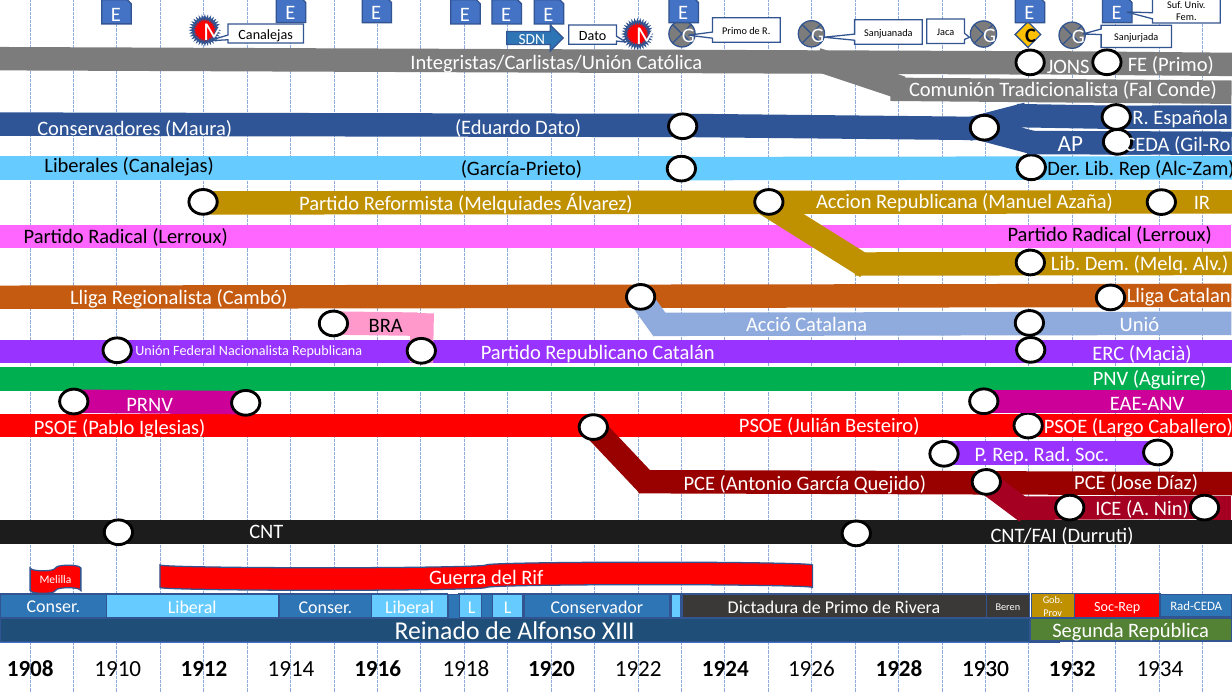
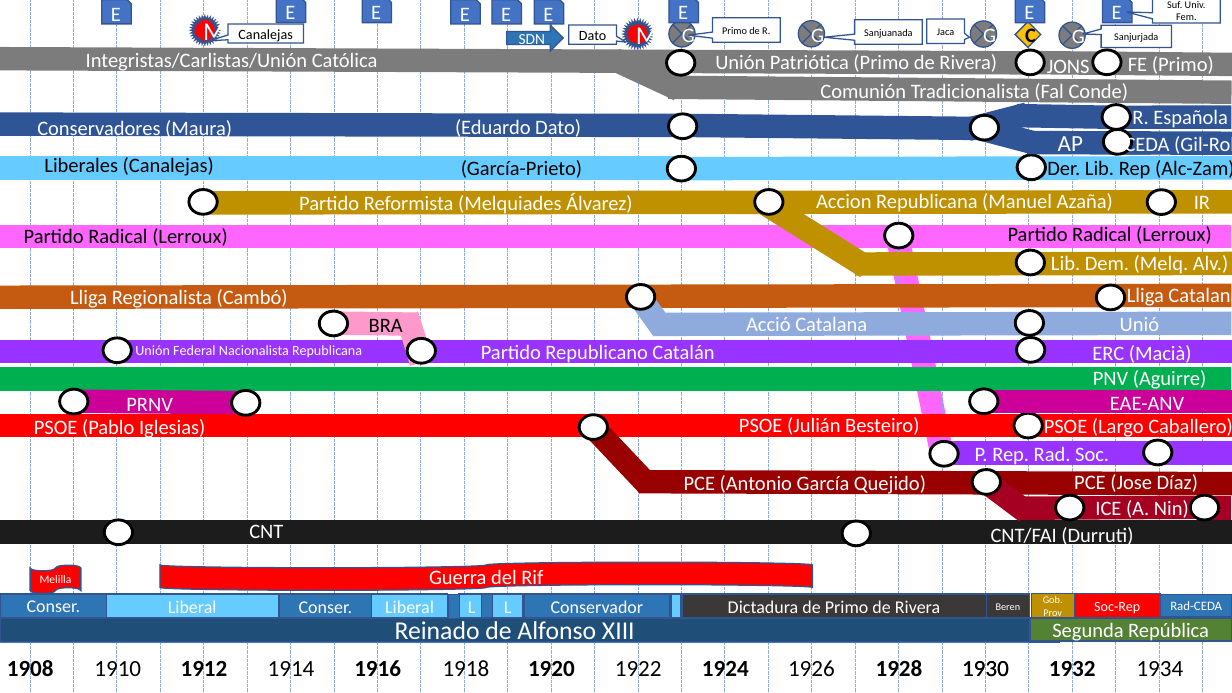
Before and after one commit to Alexggo/Spanish-History-Graph, a slide deck: slide 5 of Timeline.pptx. Drawn at 1232x693 pixels with LibreOffice and Linux fonts; fonts in the diff are those of the drawing. Boxes give left, top, right and bottom in pixels: in the first picture for what was removed or moved away, otherwise in the second. Text is boxed around its words. In the diff, an @@ line names an element or a change of style, - is before the commit and + after.

```diff
--- a/Timeline.pptx
+++ b/Timeline.pptx
@@ text "Integristas/Carlistas/Unión Católica": place and size @@
-text "Integristas/Carlistas/Unión Católica" at (410, 51, 703, 74)
+text "Integristas/Carlistas/Unión Católica" at (86, 53, 378, 73)
@@ line moved from (817, 59) - (902, 88) to (615, 59) - (679, 90) @@
@@ ellipse added at (666, 51, 695, 76), fill #FFFFFF, outline #000000 2.25 pt, 18 pt, text #FFFFFF @@
+0
@@ text added at (715, 54, 997, 75), 16 pt, text #FFFFFF @@
+Unión Patriótica (Primo de Rivera)
@@ line moved from (891, 90) - (1232, 92) to (668, 87) - (1232, 92) @@
@@ text "Comunión Tradicionalista (Fal Conde)": place and size @@
-text "Comunión Tradicionalista (Fal Conde)" at (909, 79, 1217, 102)
+text "Comunión Tradicionalista (Fal Conde)" at (820, 83, 1129, 104)
@@ ellipse added at (884, 224, 913, 249), fill #FFFFFF, outline #000000 2.25 pt, 18 pt, text #FFFFFF @@
+0
@@ line added from (898, 240) to (942, 453), #FF66FF 18.25 pt @@
@@ line moved from (422, 313) - (421, 362) to (408, 315) - (421, 362) @@
@@ line moved from (942, 453) - (1159, 453) to (942, 453) - (1232, 453) @@
```
Also in this commit, not shown: 6 other slides changed, 9 other files.
